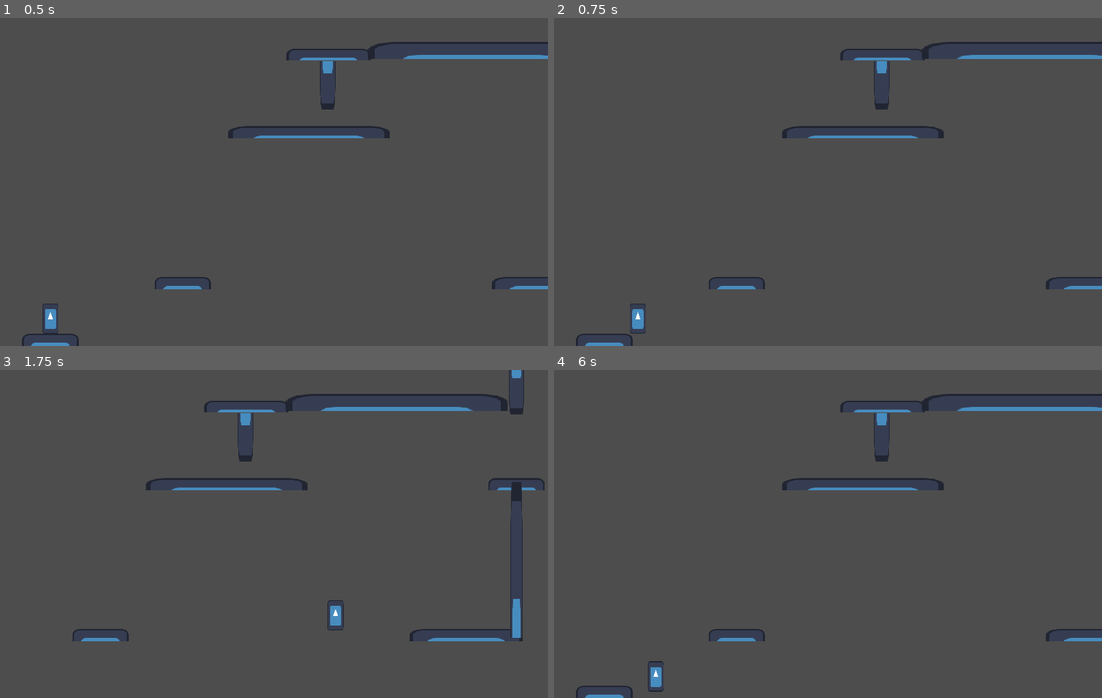
Above: before the commit, frames 1-4 (two rows, left to right).
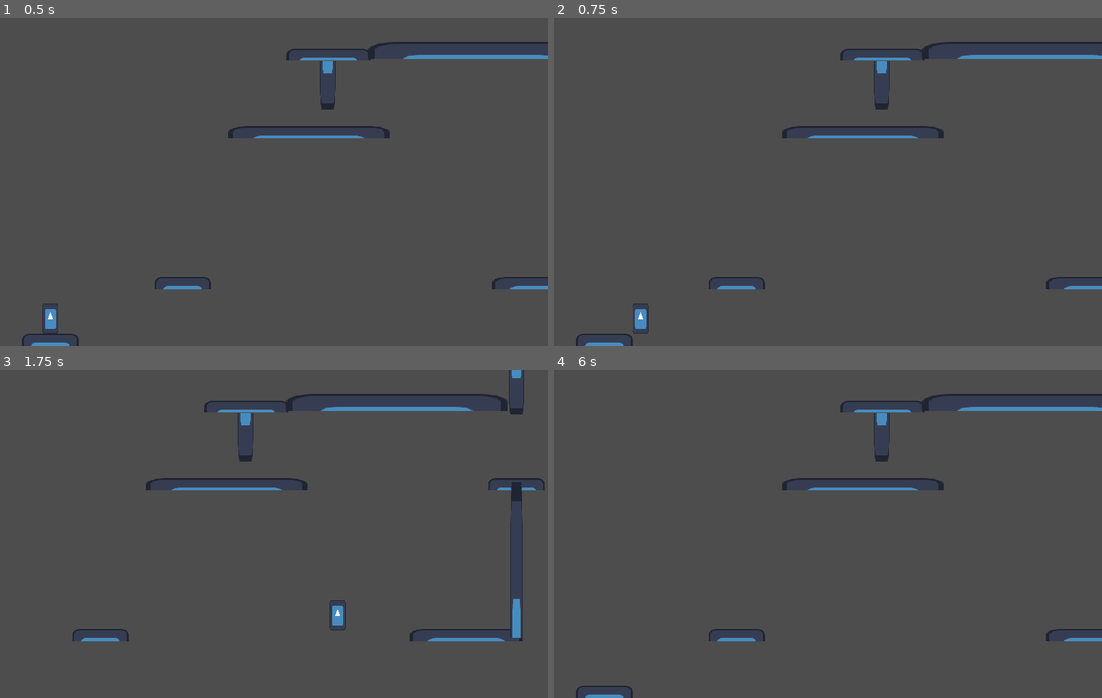
Above: after the commit, the same moments.

Repository: DeVelox/Niro
Game: Godot game, scene res://scenes/lukaslevel.tscn
Same seed, same stepped clock (60 frames per second), same inputs: the game is played once before the commit and once after it. This scene is started directly instead of the project's main scene. The engine's default icon, where the game draws it, is replaced by a stand-in: a white triangle on a blue panel in a dark square.
Inputs:
- Up to frame 1 (0.5 s): no input
- Up to frame 2 (0.75 s): tap Enter at 0.5 s; hold D (right) from 0.53 s (still down); tap Shift (dash) at 0.6 s
- Up to frame 3 (1.75 s): keep holding D (right); tap W (jump) at 0.77, 1.52 s; tap S (crouch) at 1.35 s; tap Shift (dash) at 1.55 s
- Up to frame 4 (6 s): release D (right) at 2.03 s; hold A (left) 2.03-4.28 s; tap Shift (dash) at 2.1, 2.85, 3.8, 4.35, 5.1 s; tap W (jump) at 3.02, 3.77, 4.52 s; tap R (reset) every 0.75 s from 3.5 to 5.75 s; tap S (crouch) at 3.6, 5.85 s; hold D (right) from 4.28 s (still down)

Frame 1 is identical in both runs. In frame 2, 0.1% of the frame differs, in the area x 13-18%, y 87-97%; in frame 3, 0.1%; in frame 4, 0.2%, in the area x 17-20%, y 88-99%.

Commit message:
add slide

Diff:
--- a/scripts/player.gd
+++ b/scripts/player.gd
@@ -47,7 +47,10 @@
 	# As good practice, you should replace UI actions with custom gameplay actions.
 	var direction = Input.get_axis("left", "right")
 	if direction:
-		velocity.x = move_toward(velocity.x, direction * SPEED, SPEED / 8 * accel_multi )
+		if absf(velocity.x) > SPEED:
+			velocity.x = move_toward(velocity.x, direction * SPEED, SPEED / 20 * accel_multi )
+		else:
+			velocity.x = move_toward(velocity.x, direction * SPEED, SPEED / 8 * accel_multi )
 	else:
 		velocity.x = move_toward(velocity.x, 0, SPEED / 5)
 
@@ -76,6 +79,8 @@
 	velocity.y = JUMP_VELOCITY
 
 func try_dash():
+	if is_on_floor():
+		velocity.x *= 1.5
 	if has_dash and !is_on_floor():
 		is_dashing = true
 		has_dash = false
